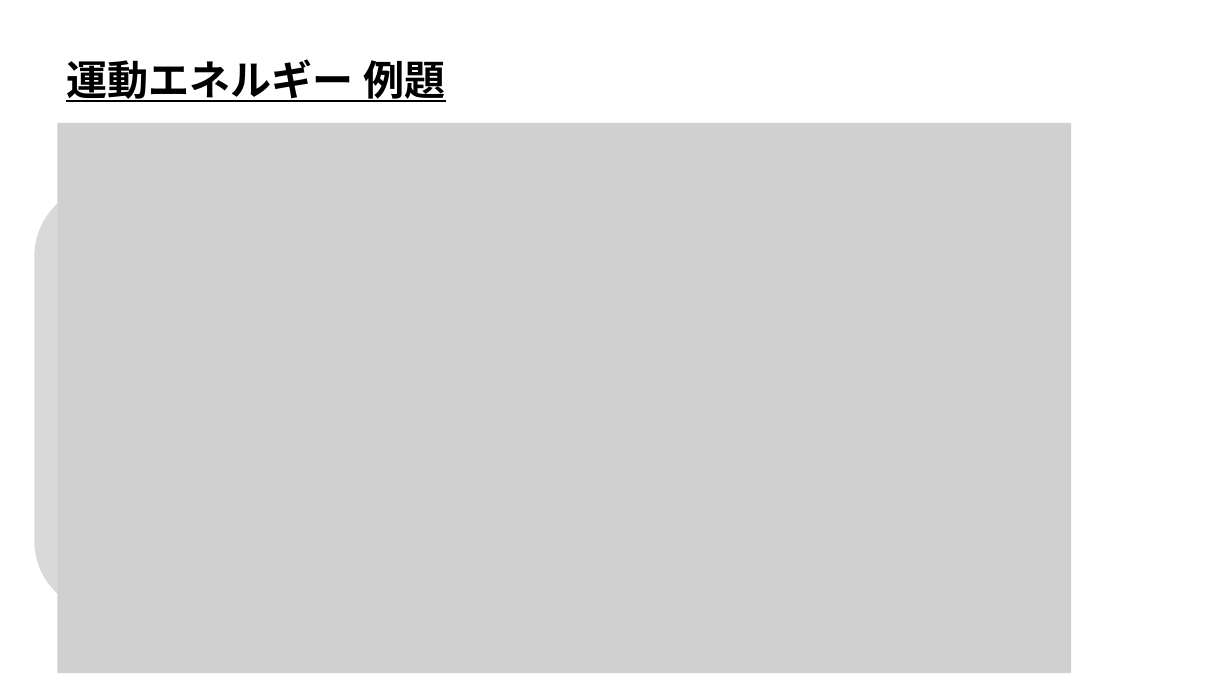
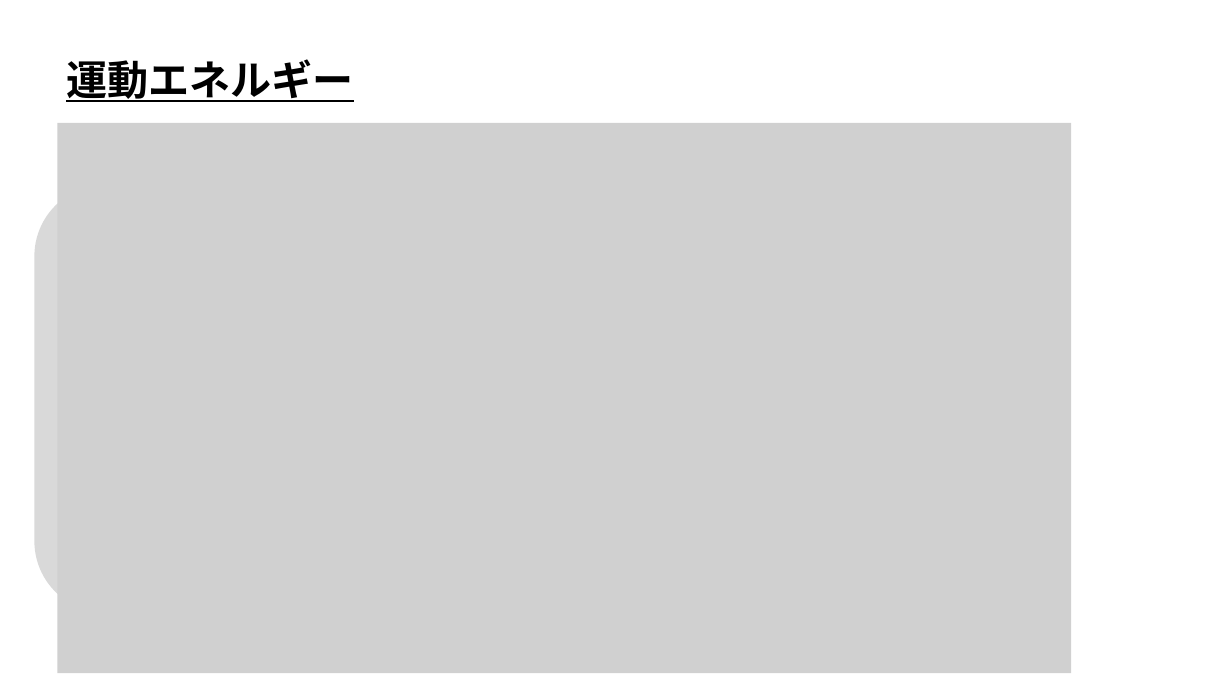
Before and after one commit to ArakiYusuke-Ohara/Textbook, a slide deck: slide 4 of ゲーム科2年/00_前期/ゲーム開発Ⅲ/ゲーム物理学/座学/21_運動エネルギー.pptx. Drawn at 1232x693 pixels with LibreOffice and Linux fonts; fonts in the diff are those of the drawing; grey boxes stand for pictures. Boxes give left, top, right and bottom in pixels: in the first picture for what was removed or moved away, otherwise in the second. Text is boxed around its words. In the diff, an @@ line names an element or a change of style, - is before the commit and + after.

```diff
--- a/ゲーム科2年/00_前期/ゲーム開発Ⅲ/ゲーム物理学/座学/21_運動エネルギー.pptx
+++ b/ゲーム科2年/00_前期/ゲーム開発Ⅲ/ゲーム物理学/座学/21_運動エネルギー.pptx
@@ text at [66,59,354,102]: text changed @@
-運動エネルギー 例題
+運動エネルギー
```
Also in this commit, not shown: 1 other slide changed, 39 other files.
